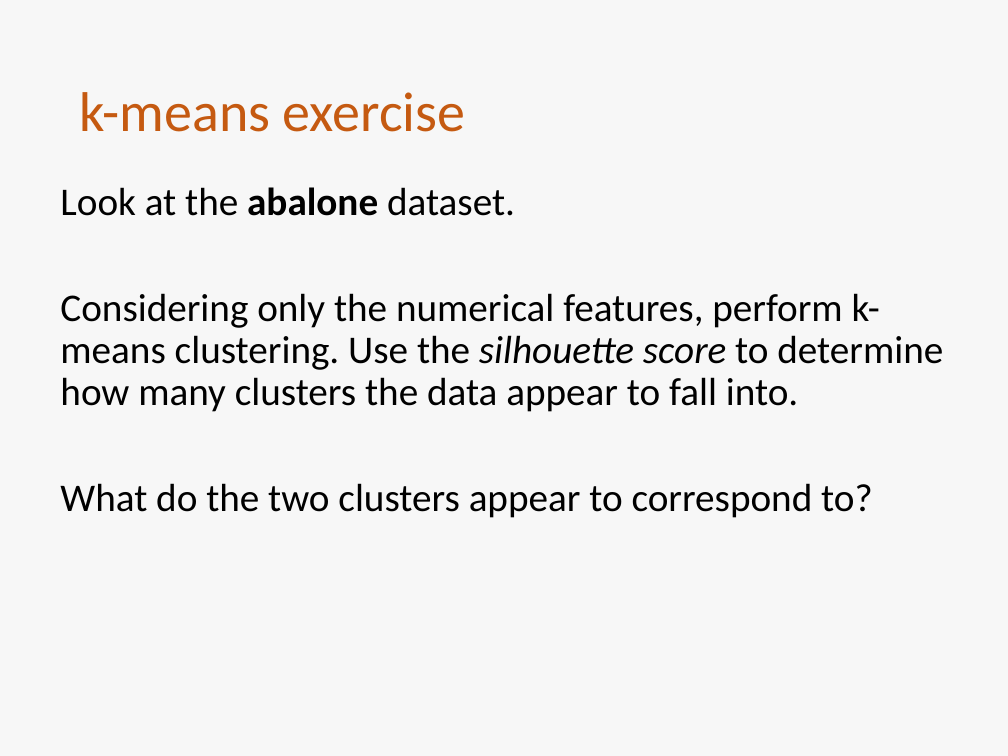
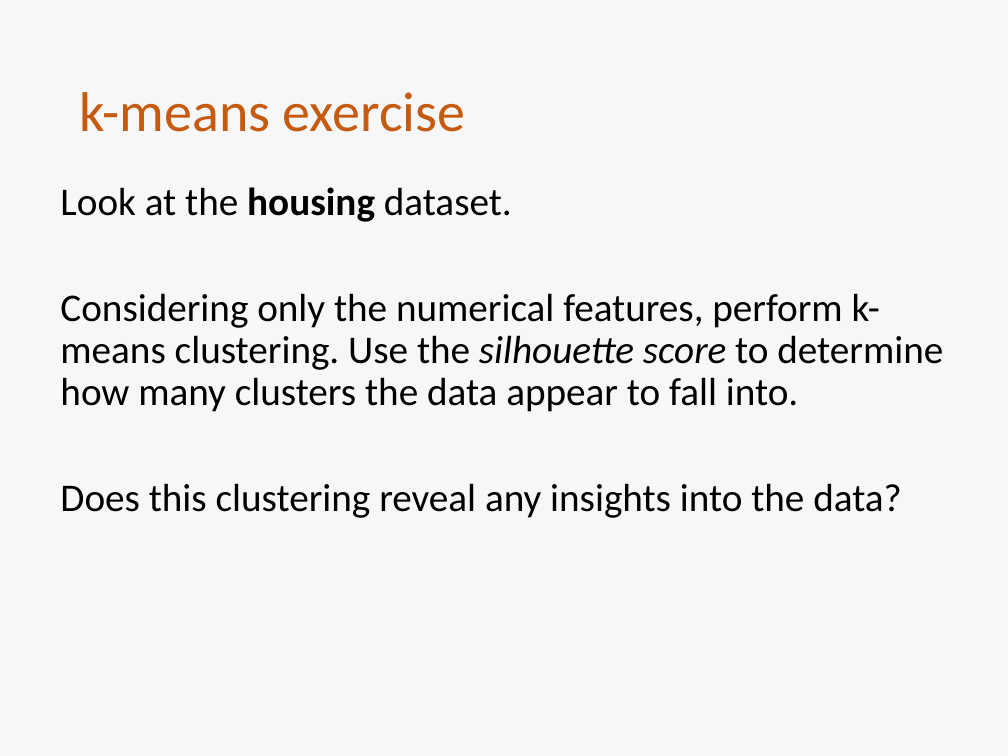
Before and after one commit to ImperialCollegeLondon/RCDS-intro-to-machine-learning, a slide deck: slide 25 of Intro_to_ML_1.pptx. Drawn at 1008x756 pixels with LibreOffice and Linux fonts; fonts in the diff are those of the drawing. Boxes give left, top, right and bottom in pixels: in the first picture for what was removed or moved away, otherwise in the second. Text is boxed around its words. In the diff, an @@ line names an element or a change of style, - is before the commit and + after.

```diff
--- a/Intro_to_ML_1.pptx
+++ b/Intro_to_ML_1.pptx
@@ text at (x1=60, y1=187, x2=512, y2=222): text changed @@
-Look at the abalone dataset.
+Look at the housing dataset.
@@ text at (x1=60, y1=483, x2=901, y2=518): text changed @@
-What do the two clusters appear to correspond to?
+Does this clustering reveal any insights into the data?
```
Also in this commit, not shown: 5 other slides changed, 2 other files.
